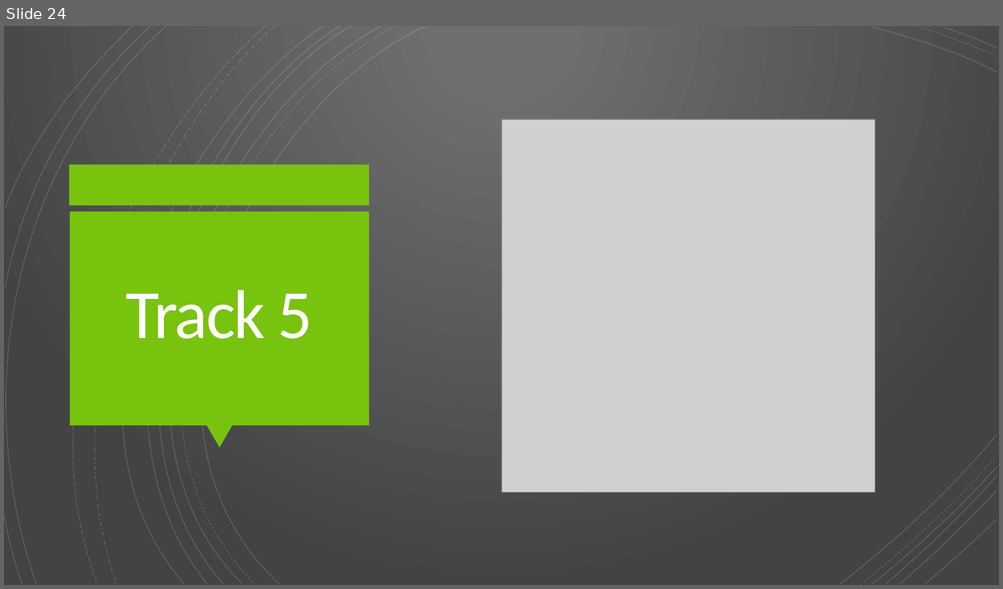
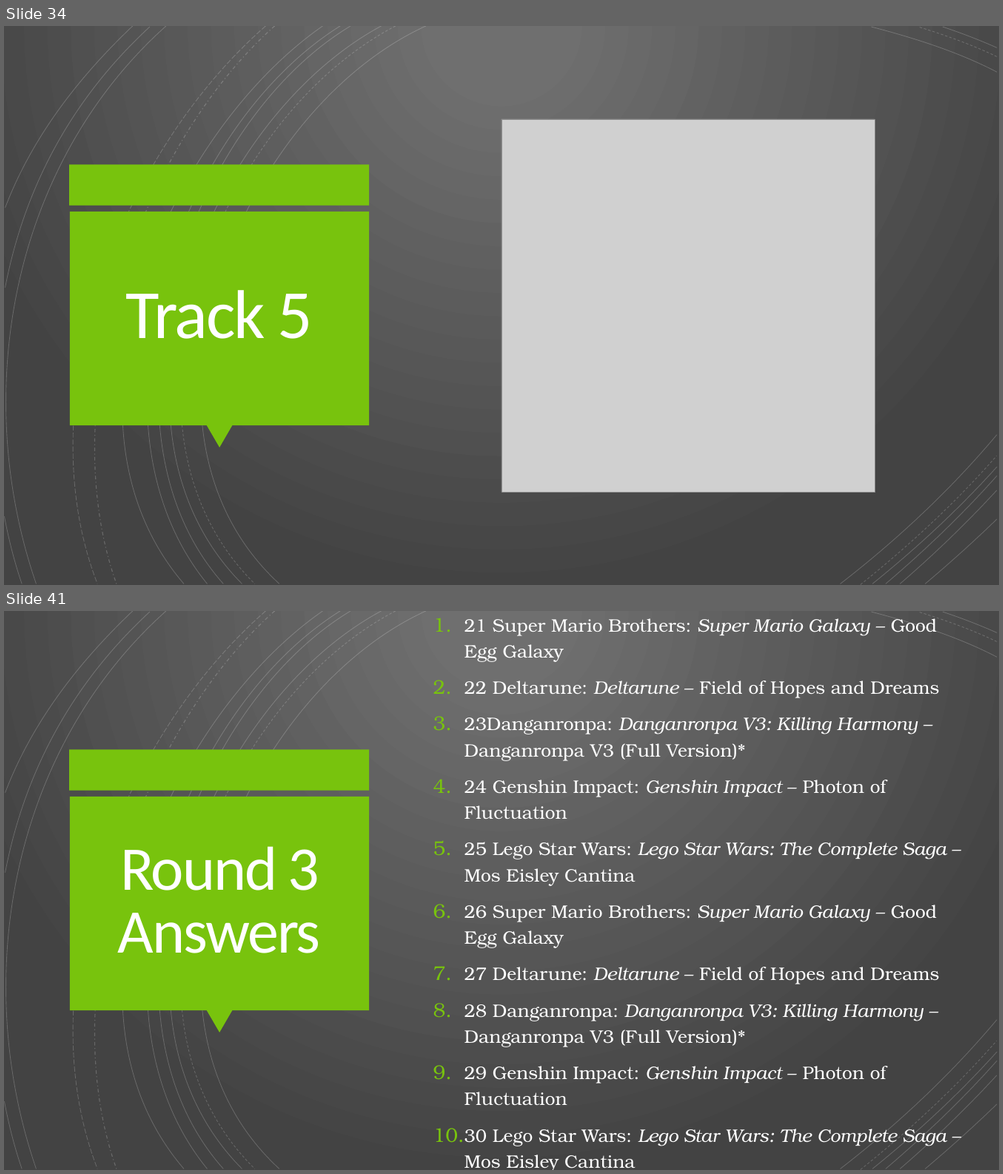
Before and after one commit to Rwelk/Video-Game-Music-Competition, a slide deck: VGMC 2022 Spring Slides.pptx. Shown one above the other, each under a label of ours: slide 24 before the commit, slides 34 and 41 after it; the slides between them are not shown. The pictures are 1003x589 and 1003x1174 pixels, drawn with LibreOffice and Linux fonts; fonts in the diff are those of the drawing; grey boxes stand for pictures. Boxes give left, top, right and bottom in pixels: in the first picture for what was removed or moved away, otherwise in the second. Text is boxed around its words. In the diff, an @@ line names an element or a change of style, - is before the commit and + after.

Commit message:
Added Challenge Round

```diff
--- a/VGMC 2022 Spring Slides.pptx
+++ b/VGMC 2022 Spring Slides.pptx
@@ slide 41 added at (4,611,999,1170), background gradient #707070 to #434343; not listed: 24 template elements that a slide beside it also shows @@
@@ text added at (464,618,946,1170), 21 pt, text #FFFFFF @@
+1. 21 Super Mario Brothers: Super Mario Galaxy – Good Egg Galaxy
+2. 22 Deltarune: Deltarune – Field of Hopes and Dreams
+3. 23Danganronpa: Danganronpa V3: Killing Harmony – Danganronpa V3 (Full Version)*
+4. 24 Genshin Impact: Genshin Impact – Photon of Fluctuation
+5. 25 Lego Star Wars: Lego Star Wars: The Complete Saga – Mos Eisley Cantina
+6. 26 Super Mario Brothers: Super Mario Galaxy – Good Egg Galaxy
+7. 27 Deltarune: Deltarune – Field of Hopes and Dreams
+8. 28 Danganronpa: Danganronpa V3: Killing Harmony – Danganronpa V3 (Full Version)*
+9. 29 Genshin Impact: Genshin Impact – Photon of Fluctuation
+10. 30 Lego Star Wars: Lego Star Wars: The Complete Saga – Mos Eisley Cantina
@@ title added at (118,846,321,954), 72 pt, text #FFFEFF @@
+Round 3 Answers
@@ what was slide 24 is now slide 34 @@
```
Also in this commit, not shown: 10 slides changed, 41 other slides added, 54 other files.
